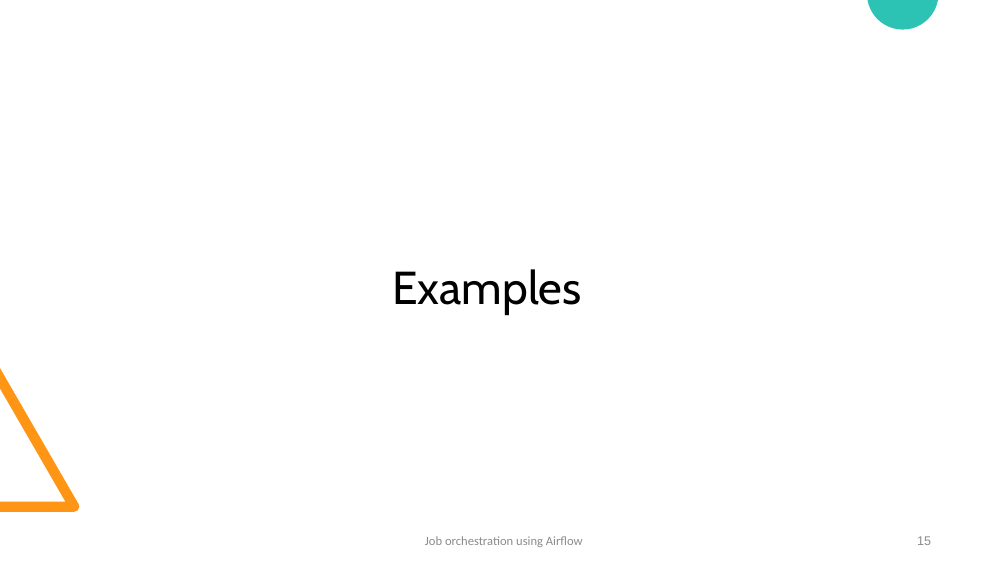
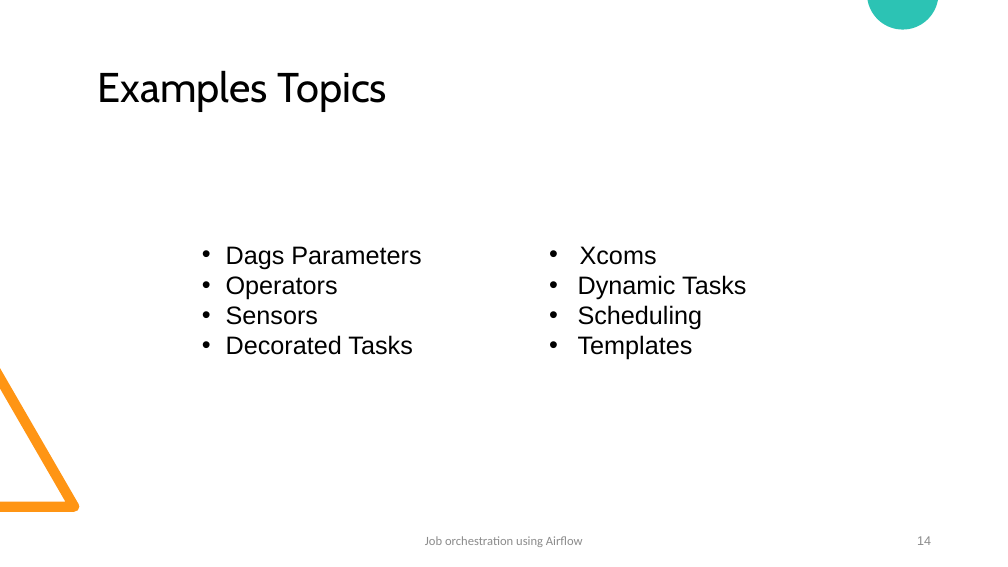
Before and after one commit to a-alabdulslam/Airflow, a slide deck: slide 14 of Job orchestration using Airflow.pptm (slide 15 before the commit). Drawn at 1008x567 pixels with LibreOffice and Linux fonts; fonts in the diff are those of the drawing. Boxes give left, top, right and bottom in pixels: in the first picture for what was removed or moved away, otherwise in the second. Text is boxed around its words. In the diff, an @@ line names an element or a change of style, - is before the commit and + after.

```diff
--- a/Job orchestration using Airflow.pptm
+++ b/Job orchestration using Airflow.pptm
@@ title at [98, 70, 387, 112]: text changed; size 44 to 39.6 pt @@
-Examples
+Examples Topics
@@ text added at [226, 246, 421, 355], 24 pt, text #000000 @@
+• Dags Parameters
+• Operators
+• Sensors
+• Decorated Tasks
@@ text added at [578, 246, 746, 360], 24 pt, text #000000 @@
+• Xcoms
+• Dynamic Tasks
+• Scheduling
+• Templates
@@ page number at [917, 536, 931, 545]: text changed @@
-15
+14
```
Also in this commit, not shown: 3 other slides changed, 1 slide removed, 19 other files.
